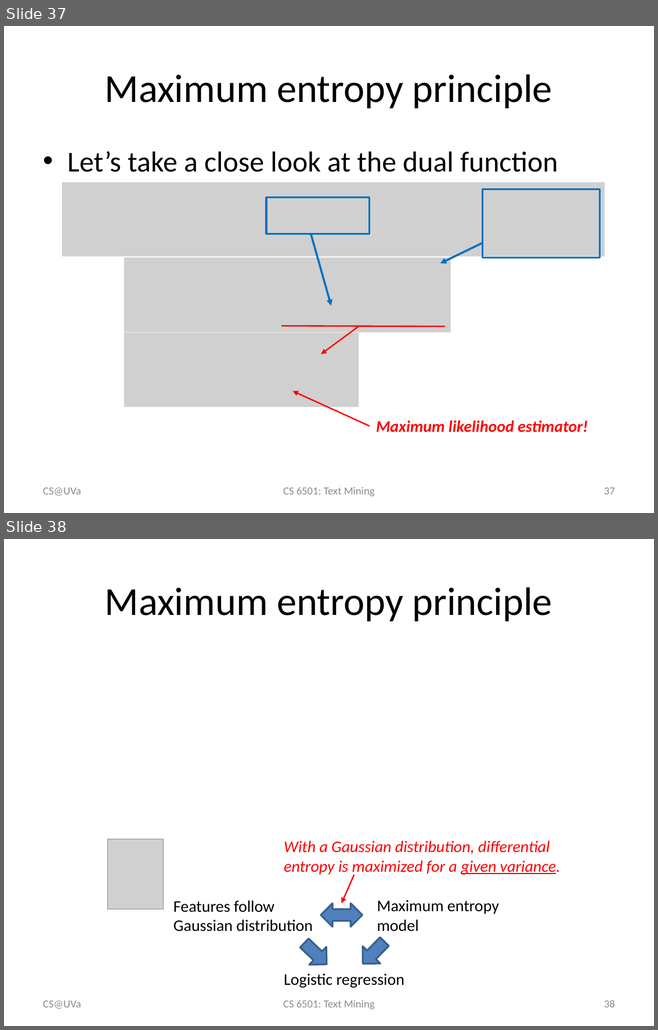
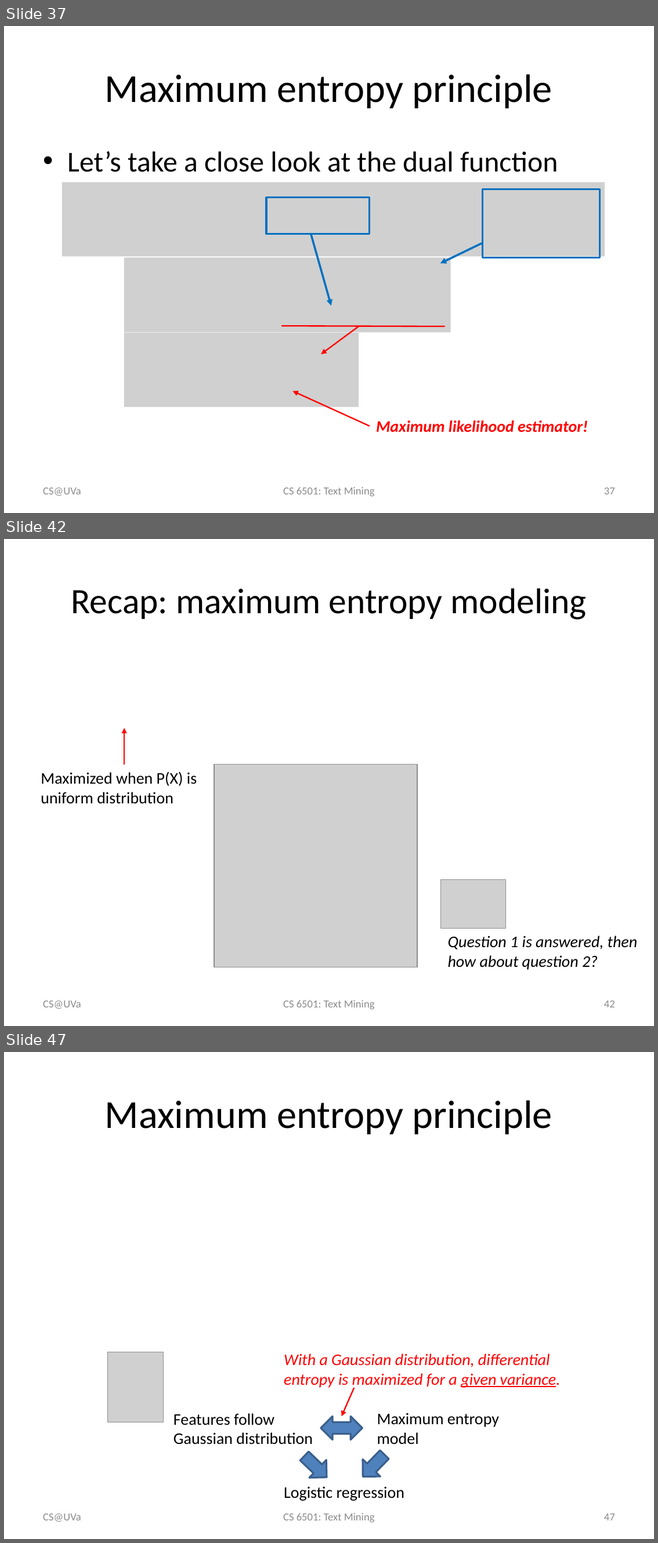
Before and after one commit to wang296/CS6501-Text-Mining, a slide deck: docs/Logistic Regression.pptx. Shown one above the other, each under a label of ours: slides 37 and 38 before the commit, slides 37, 42 and 47 after it; the slides between them are not shown. The pictures are 658x1030 and 658x1543 pixels, drawn with LibreOffice and Linux fonts; fonts in the diff are those of the drawing; grey boxes stand for pictures. Boxes give left, top, right and bottom in pixels: in the first picture for what was removed or moved away, otherwise in the second. Text is boxed around its words. In the diff, an @@ line names an element or a change of style, - is before the commit and + after.

```diff
--- a/docs/Logistic Regression.pptx
+++ b/docs/Logistic Regression.pptx
@@ slide 42 added at [4, 539, 654, 1026], background #FFFFFF @@
@@ title added at [71, 588, 586, 620], 39.6 pt, text #000000 @@
+Recap: maximum entropy modeling
@@ arrow added from (124, 765) to (124, 728), #FF0000 1.5 pt @@
@@ picture added at [214, 765, 416, 967] @@
@@ text added at [41, 772, 197, 804], 18 pt, text #000000 @@
+Maximized when P(X) is uniform distribution
@@ picture added at [441, 880, 506, 929] @@
@@ text added at [448, 936, 637, 970], 18 pt, text #000000, italic @@
+Question 1 is answered, then how about question 2?
@@ text added at [43, 1001, 81, 1009], 12 pt, text #8C8C8C @@
+CS@UVa
@@ text added at [283, 1000, 375, 1009], 12 pt, text #8C8C8C @@
+CS 6501: Text Mining
@@ page number added at [604, 1001, 615, 1008], 12 pt, text #8C8C8C @@
+42
@@ what was slide 38 is now slide 47 @@
@@ page number at [604, 1514, 615, 1521]: text changed @@
-38
+47
```
Also in this commit, not shown: 3 slides changed, 10 other slides added, 2 other files.
